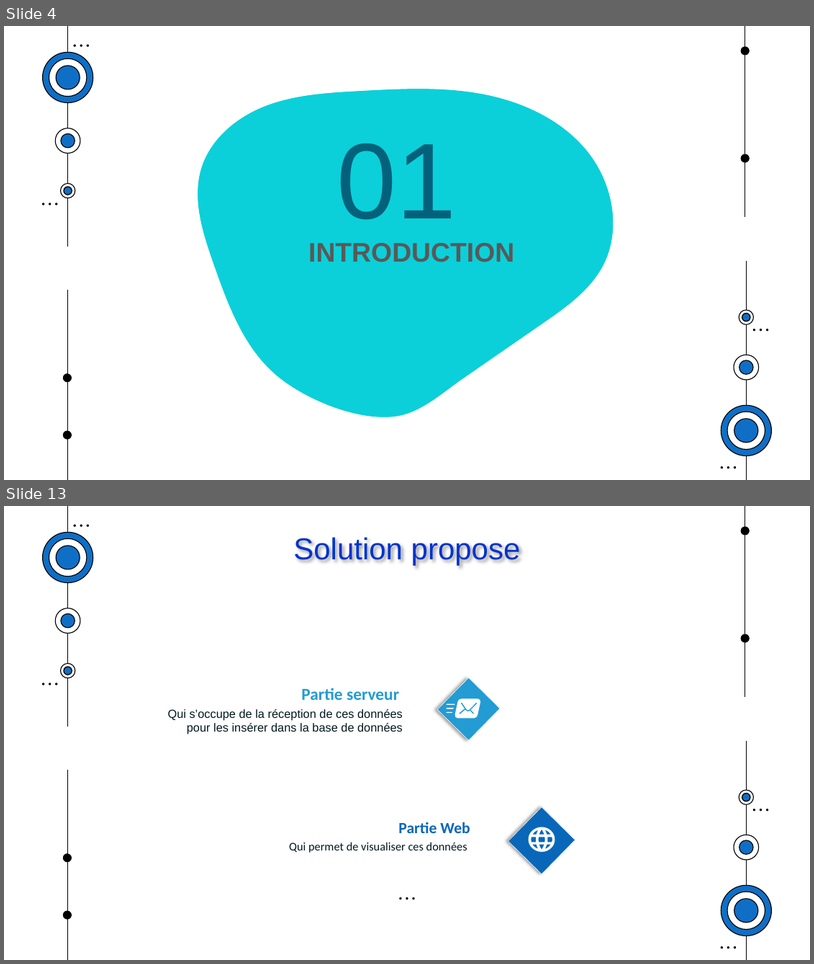
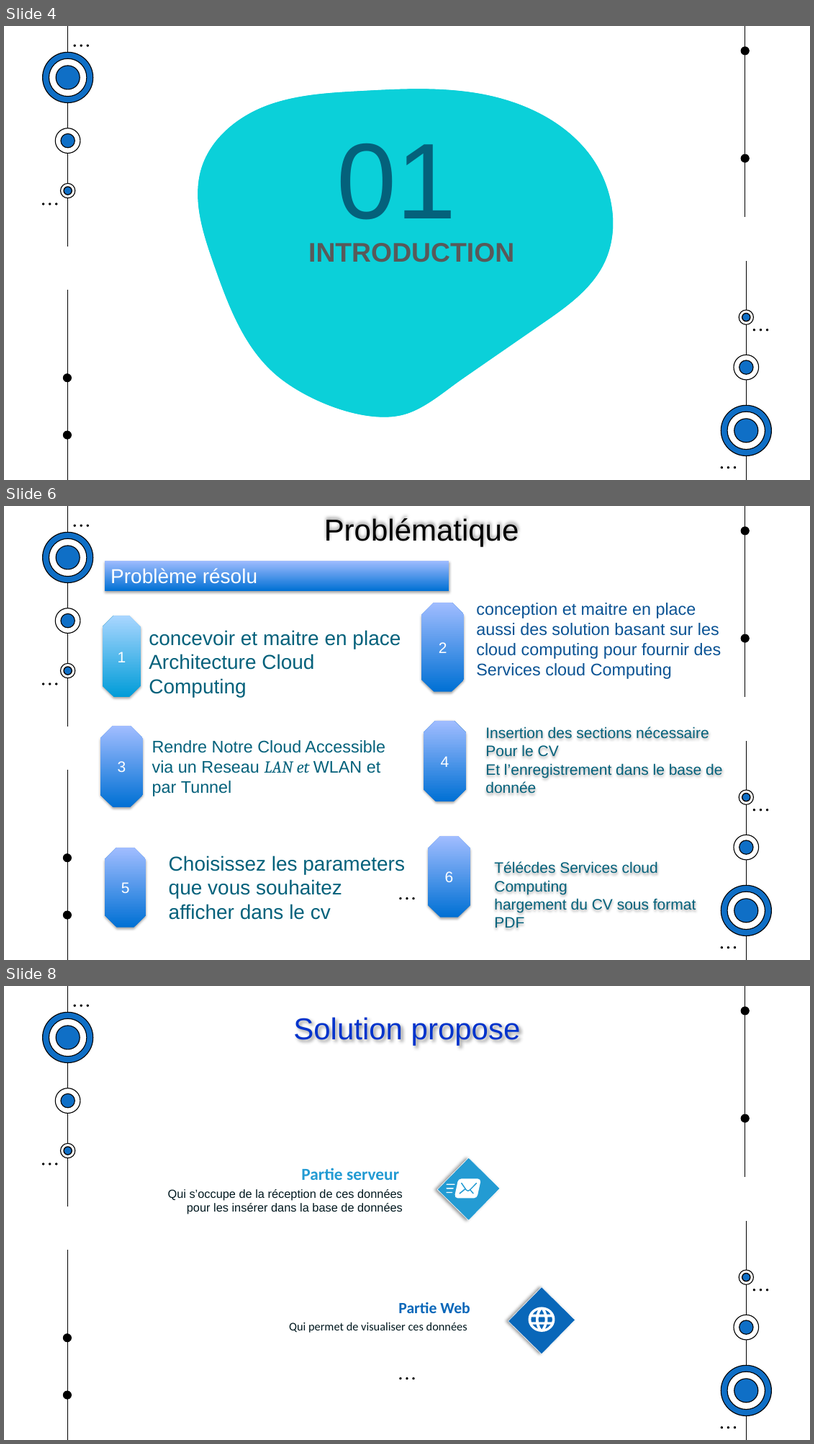
Before and after one commit to muhamedoufi/rapport-cloud, a slide deck: Presentation_cv.pptx. Shown one above the other, each under a label of ours: slides 4 and 13 before the commit, slides 4, 6 and 8 after it; the slides between them are not shown. The pictures are 814x964 and 814x1444 pixels, drawn with LibreOffice and Linux fonts; fonts in the diff are those of the drawing. Boxes give left, top, right and bottom in pixels: in the first picture for what was removed or moved away, otherwise in the second. Text is boxed around its words. In the diff, an @@ line names an element or a change of style, - is before the commit and + after.

```diff
--- a/Presentation_cv.pptx
+++ b/Presentation_cv.pptx
@@ slide 6 added at <box>4,506,810,960</box>, background #FFFFFF; not listed: 51 template elements that a slide beside it also shows @@
@@ text added at <box>324,518,520,547</box>, 36 pt, text #000000 @@
+Problématique
@@ rectangle added at <box>105,561,450,591</box>, fill gradient #0070D5 to #A3BDFF, 24 pt, text #FFFFFF @@
+Problème résolu
@@ octagon added at <box>422,602,465,692</box>, fill gradient #0070D5 to #A3BDFF, 18 pt, text #FFFFFF @@
+2
@@ text added at <box>476,602,722,679</box>, 20 pt, text #0B5394 @@
+conception et maitre en place aussi des solution basant sur les cloud computing pour fournir des Services cloud Computing
@@ octagon added at <box>103,616,141,698</box>, fill gradient #009DD9 to #ABD6FF, 18 pt, text #FFFFFF @@
+1
@@ text added at <box>149,630,401,697</box>, 24 pt, text #04617B @@
+concevoir et maitre en place Architecture Cloud Computing
@@ octagon added at <box>424,720,467,801</box>, fill gradient #0070D5 to #A3BDFF, 18 pt, text #FFFFFF @@
+4
@@ octagon added at <box>100,726,143,807</box>, fill gradient #0070D5 to #A3BDFF, 18 pt, text #FFFFFF @@
+3
@@ text added at <box>152,740,386,796</box>, 20 pt, text #04617B @@
+Rendre Notre Cloud Accessible via un Reseau LAN et WLAN et par Tunnel
@@ text added at <box>486,726,723,793</box>, 18 pt, text #04617B @@
+Insertion des sections nécessaire
+Pour le CV
+Et l’enregistrement dans le base de donnée
@@ octagon added at <box>105,847,146,927</box>, fill gradient #0070D5 to #A3BDFF, 18 pt, text #FFFFFF @@
+5
@@ octagon added at <box>428,836,471,917</box>, fill gradient #0070D5 to #A3BDFF, 18 pt, text #FFFFFF @@
+6
@@ text added at <box>169,855,405,919</box>, 24 pt, text #04617B @@
+Choisissez les parameters que vous souhaitez afficher dans le cv
@@ text added at <box>494,861,696,927</box>, 18 pt, text #04617B @@
+Télécdes Services cloud Computing
+hargement du CV sous format PDF
@@ what was slide 13 is now slide 8 @@
```
Also in this commit, not shown: 9 slides changed, 8 other slides added, 5 slides removed, 1 other file.
